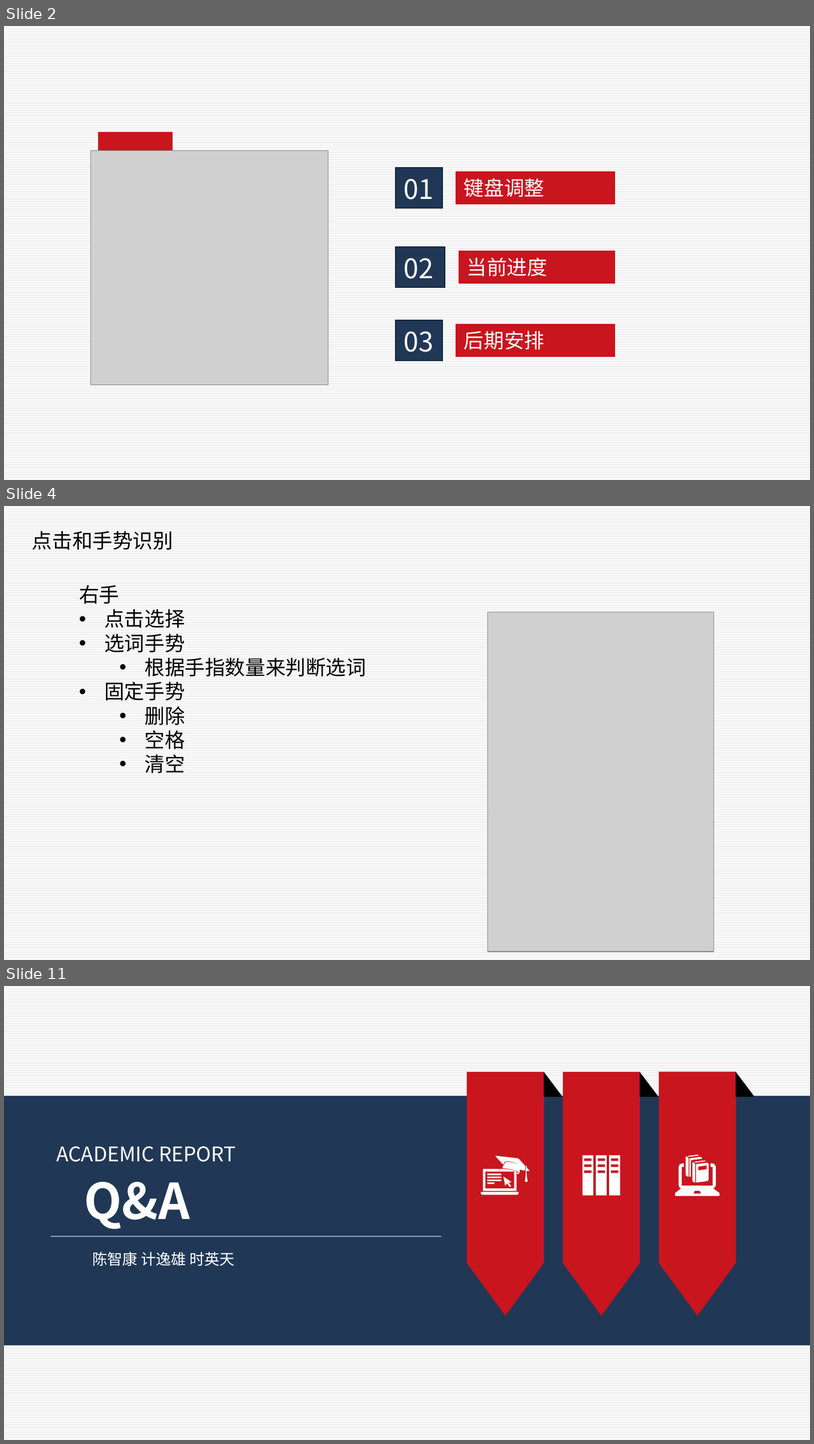
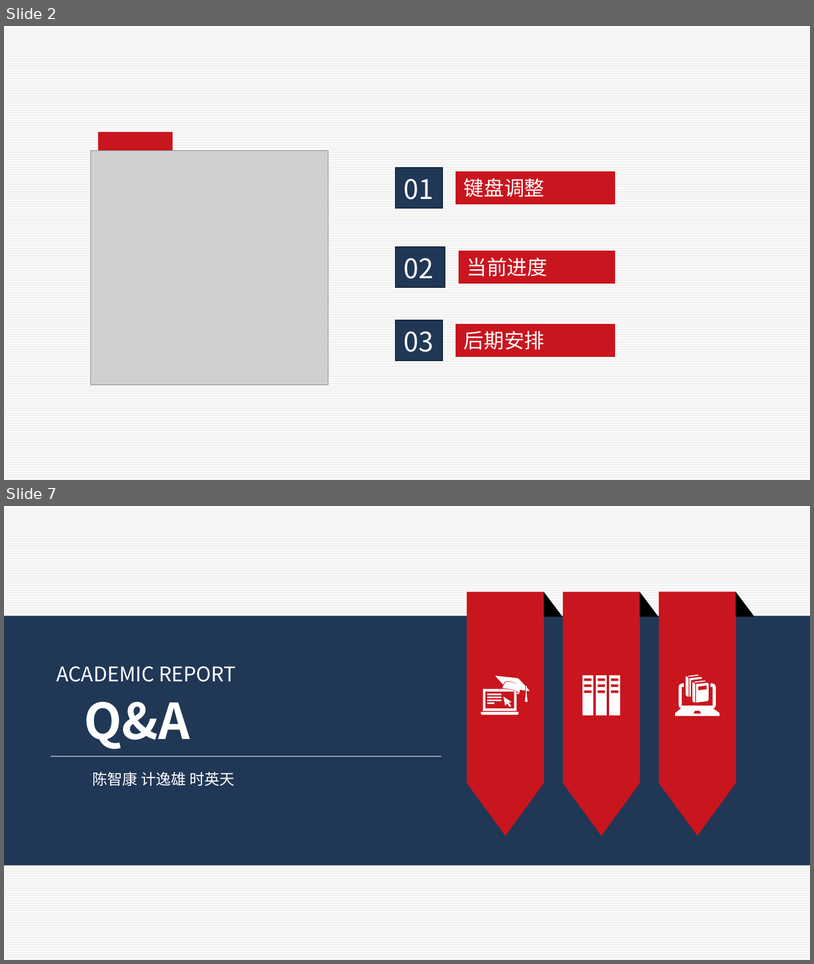
Before and after one commit to jiyixiong/keyboard, a slide deck: 人机交互.pptx. Shown one above the other, each under a label of ours: slides 2, 4 and 11 before the commit, slides 2 and 7 after it; the slides between them are not shown. The pictures are 814x1444 and 814x964 pixels, drawn with LibreOffice and Linux fonts; fonts in the diff are those of the drawing; grey boxes stand for pictures. Boxes give left, top, right and bottom in pixels: in the first picture for what was removed or moved away, otherwise in the second. Text is boxed around its words. In the diff, an @@ line names an element or a change of style, - is before the commit and + after.

```diff
--- a/人机交互.pptx
+++ b/人机交互.pptx
@@ slide 4 removed at [4,506,810,960], background pattern #F2F2F2 on #FFFFFF @@
@@ text removed at [32,531,173,550] @@
-点击和手势识别
@@ text removed at [79,585,366,773] @@
-右手
-• 点击选择
-• 选词手势
-  • 根据手指数量来判断选词
-• 固定手势
-  • 删除
-  • 空格
-  • 清空
@@ picture removed at [488,612,714,951] @@
@@ what was slide 11 is now slide 7 @@
```
Also in this commit, not shown: 1 slide changed, 3 slides added, 6 other slides removed, 1 other file.
